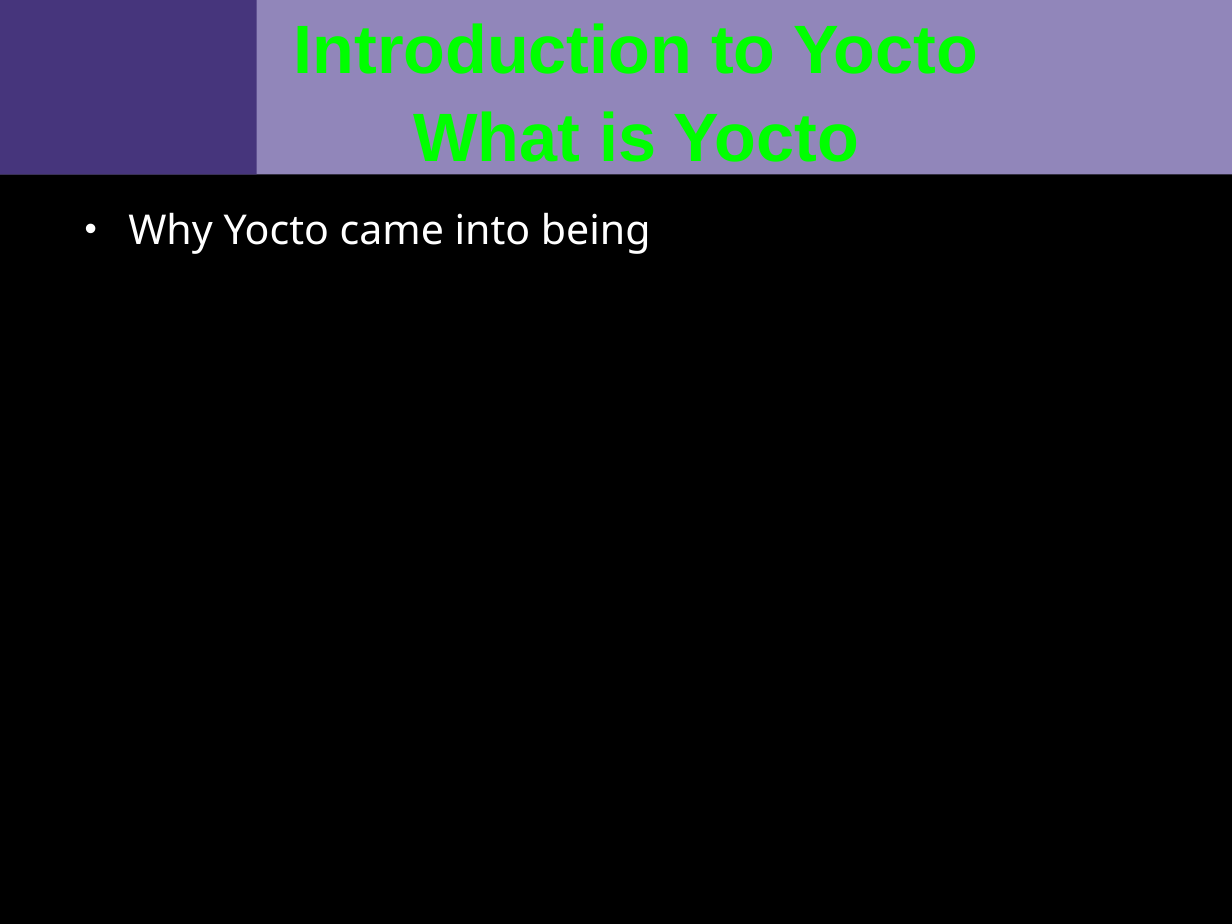
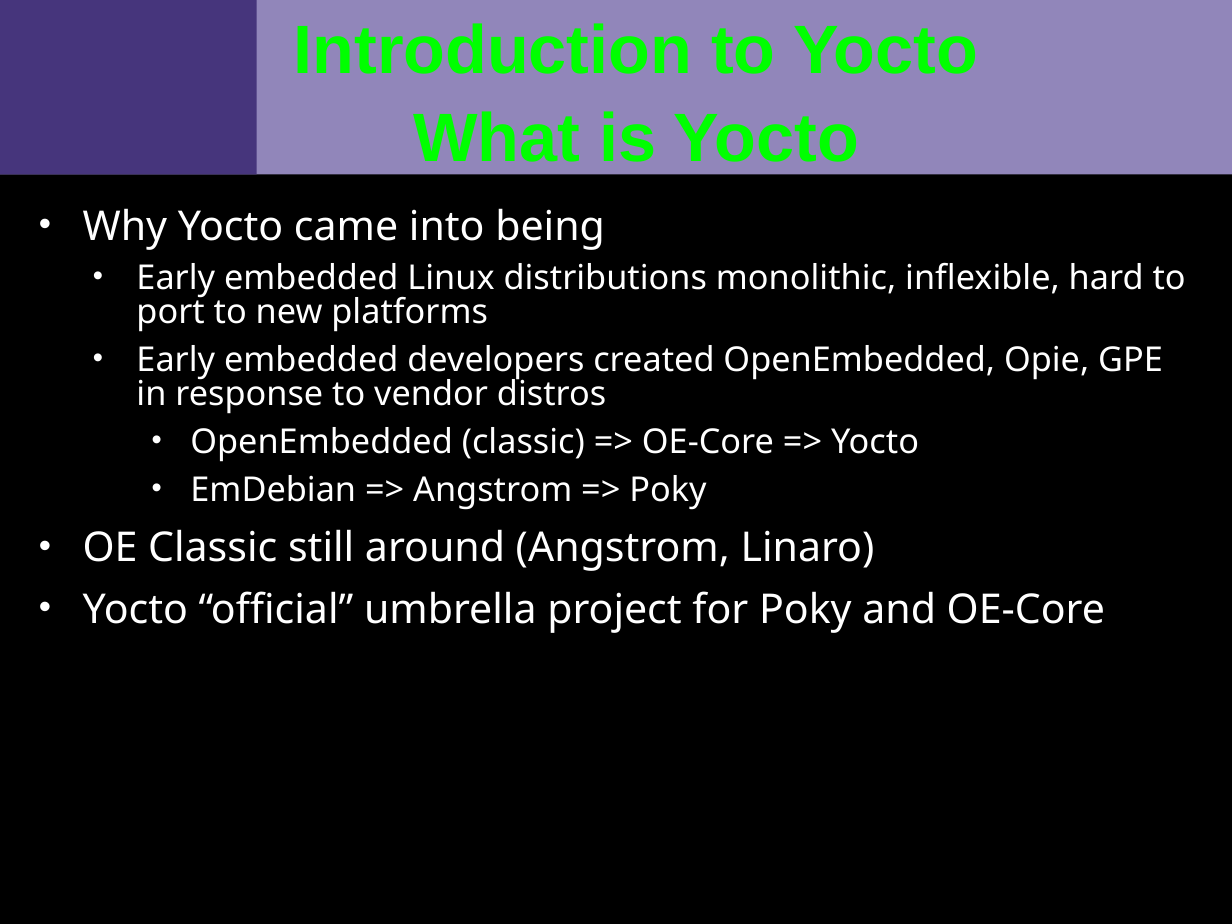
Before and after one commit to VCTLabs/scale13x-presentations, a slide deck: slide 2 of yocto_scale_intro.odp. Drawn at 1232x924 pixels with LibreOffice and Linux fonts; fonts in the diff are those of the drawing; background and template pictures are left out. Boxes give left, top, right and bottom in pixels: in the first picture for what was removed or moved away, otherwise in the second. Text is boxed around its words. In the diff, an @@ line names an element or a change of style, - is before the commit and + after.

Commit message:
fleshed out intro and made a pdf

```diff
--- a/yocto_scale_intro.odp
+++ b/yocto_scale_intro.odp
@@ text "Why Yocto came into being" moved from (x1=128, y1=212, x2=651, y2=254) to (x1=83, y1=208, x2=1186, y2=633) @@
@@ text at (x1=83, y1=262, x2=1186, y2=633): paragraphs added @@
+  • Early embedded Linux distributions monolithic, inflexible, hard to port to new platforms
+  • Early embedded developers created OpenEmbedded, Opie, GPE in response to vendor distros
+    • OpenEmbedded (classic) => OE-Core => Yocto
+    • EmDebian => Angstrom => Poky
+• OE Classic still around (Angstrom, Linaro)
+• Yocto “official” umbrella project for Poky and OE-Core
```
Also in this commit, not shown: 4 other slides changed, 1 other file.
